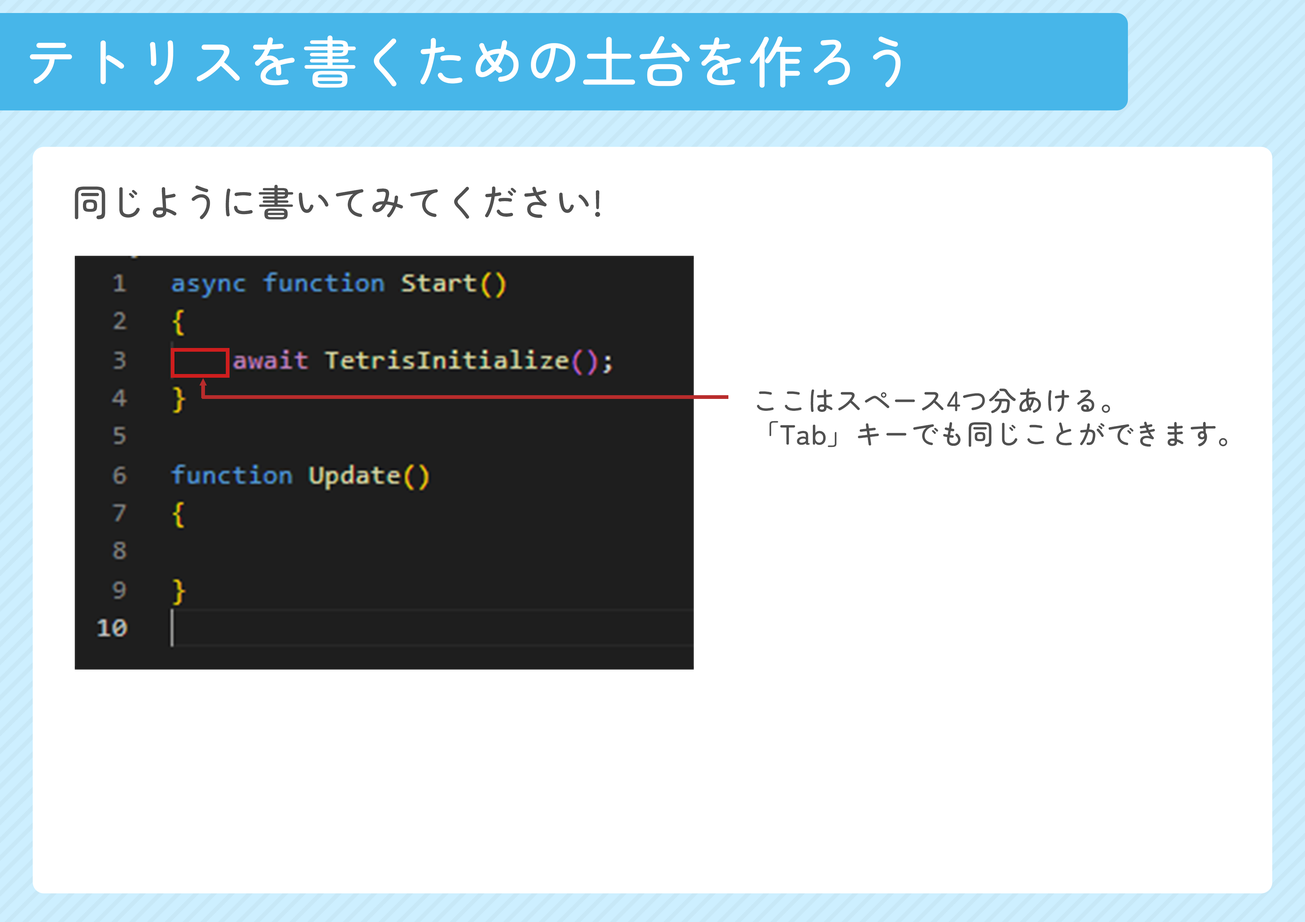
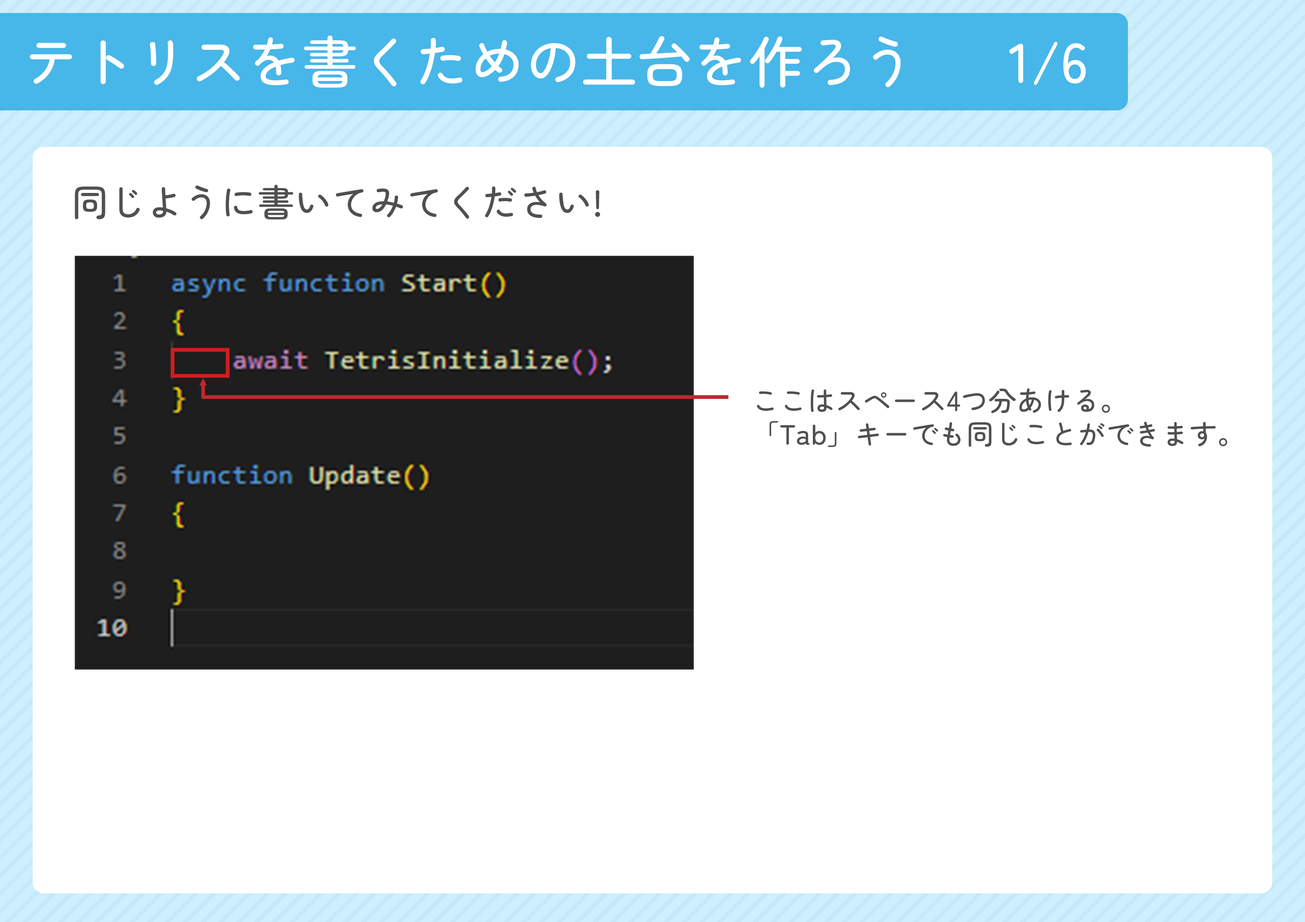
The second 1305 × 922 image is a revision of the first. Changes to its layers:
added layer "1/6" in group "h1" over [1009, 41, 1086, 86]
